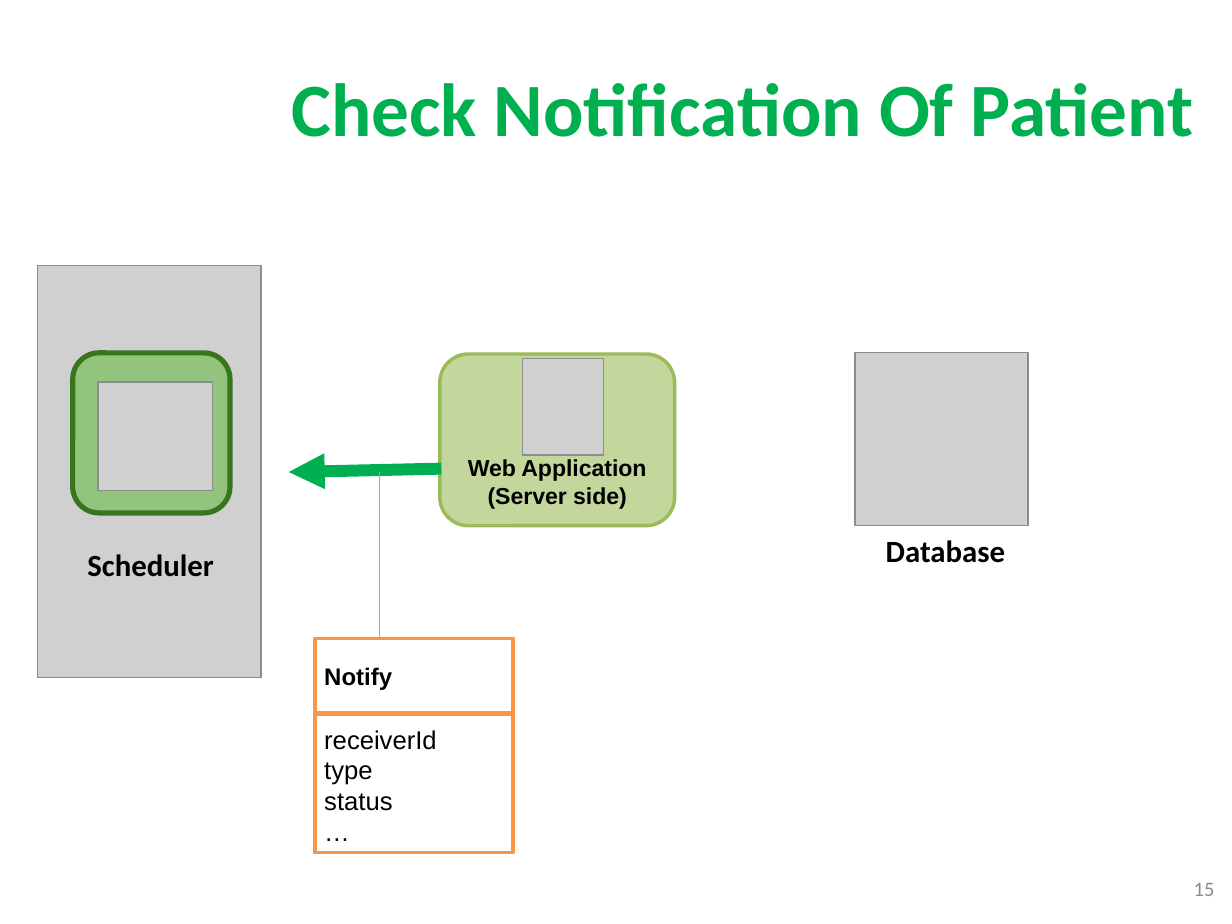
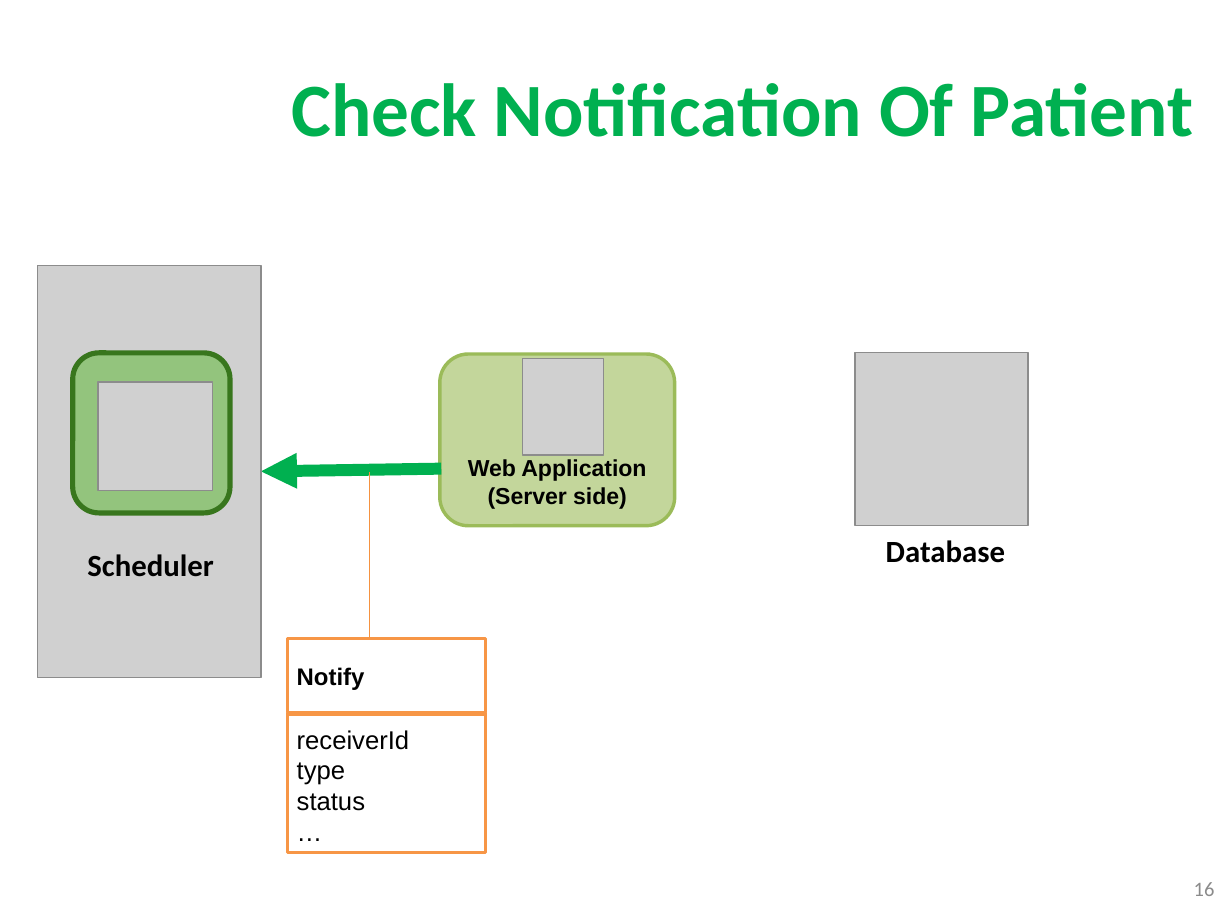
Before and after one commit to quantdse60878/HSTS, a slide deck: slide 16 of docs/Temperature Presentation/Khuong/khuong3.pptx (slide 15 before the commit). Drawn at 1232x924 pixels with LibreOffice and Linux fonts; fonts in the diff are those of the drawing; grey boxes stand for pictures; background and template pictures are left out. Boxes give left, top, right and bottom in pixels: in the first picture for what was removed or moved away, otherwise in the second. Text is boxed around its words. In the diff, an @@ line names an element or a change of style, - is before the commit and + after.

```diff
--- a/docs/Temperature Presentation/Khuong/khuong3.pptx
+++ b/docs/Temperature Presentation/Khuong/khuong3.pptx
@@ arrow moved from (441, 468) - (288, 472) to (441, 468) - (261, 472) @@
@@ line moved from (379, 472) - (379, 638) to (370, 472) - (370, 638) @@
@@ rectangle "Notify": place and size @@
-rectangle "Notify" at <box>315,638,514,712</box>
+rectangle "Notify" at <box>287,638,485,712</box>
@@ rectangle "receiverId": place and size @@
-rectangle "receiverId" at <box>315,715,514,854</box>
+rectangle "receiverId" at <box>287,715,485,854</box>
@@ page number at <box>1194,882,1215,896</box>: text changed @@
-15
+16
```
Also in this commit, not shown: 25 other slides changed, 2 slides added, 6 slides removed.
